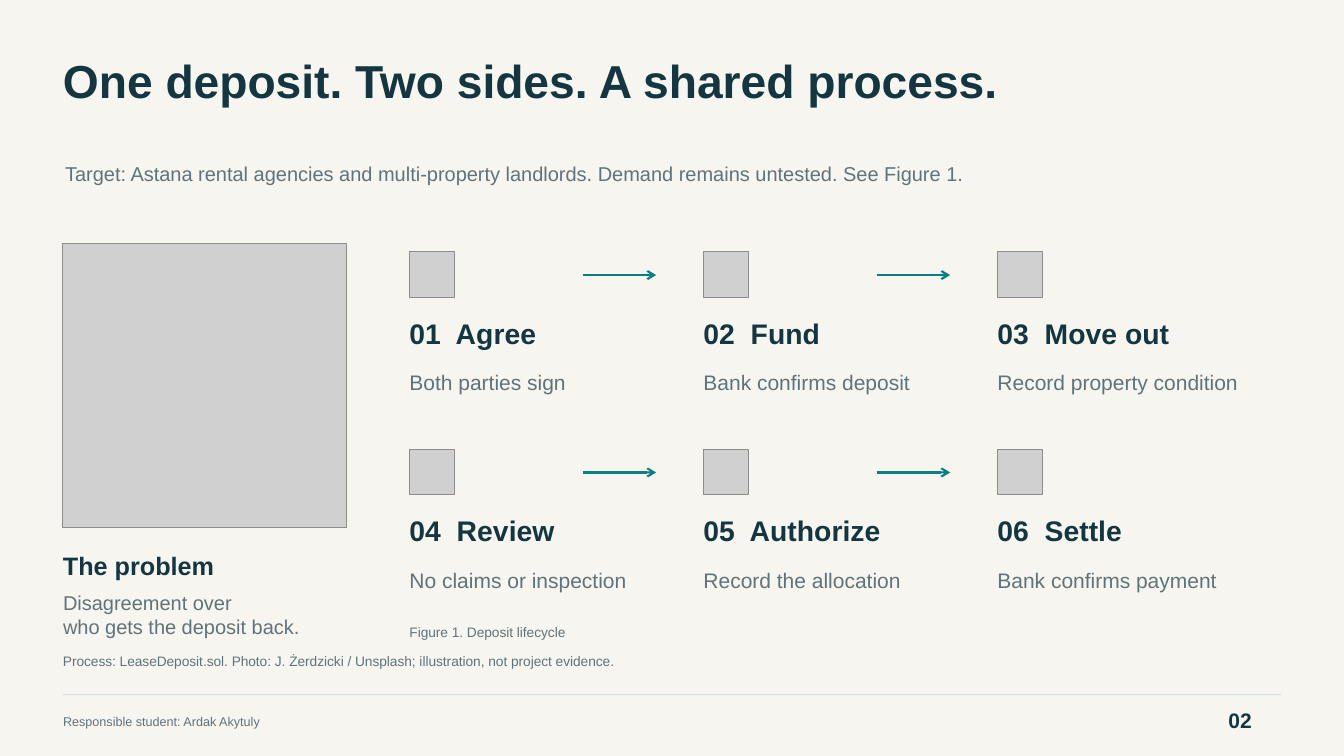
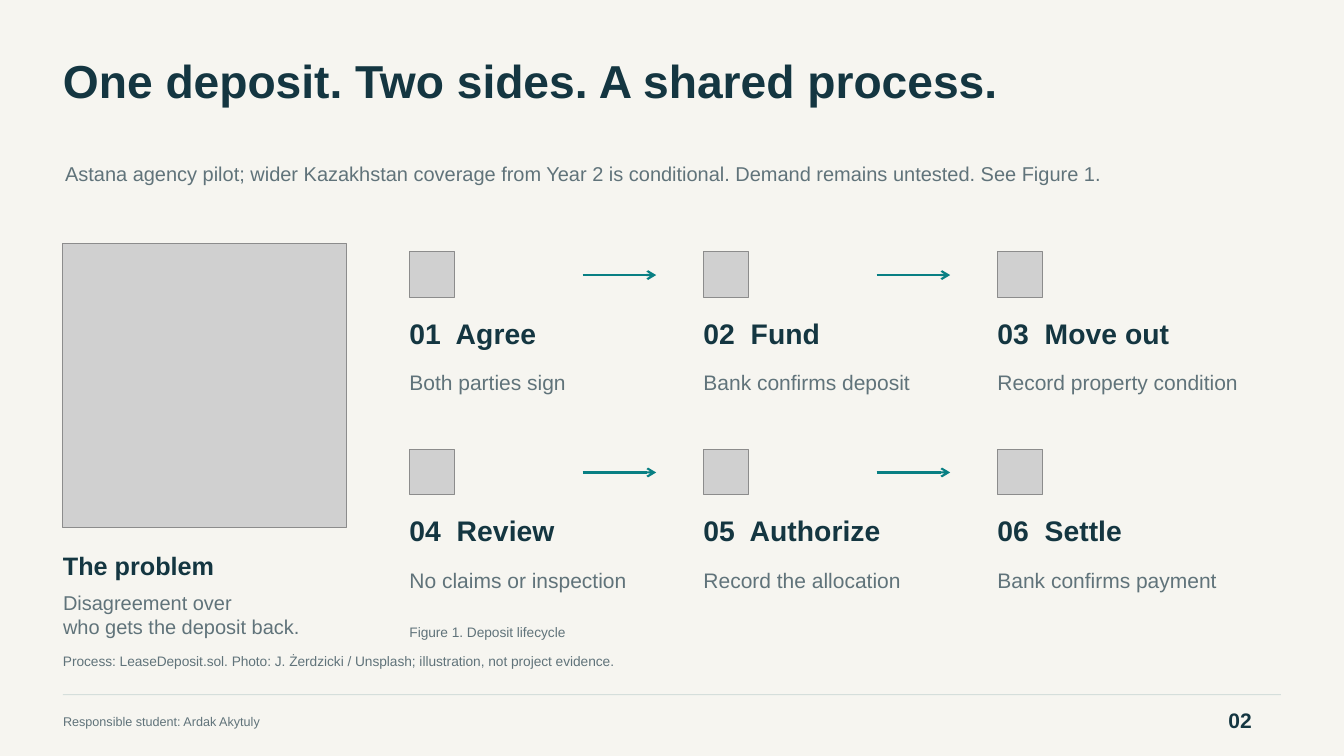
Before and after one commit to Arlan-prog/FinanceFinal, a slide deck: slide 2 of Final_Project_Presentation.pptx. Drawn at 1344x756 pixels with LibreOffice and Linux fonts; fonts in the diff are those of the drawing; grey boxes stand for pictures. Boxes give left, top, right and bottom in pixels: in the first picture for what was removed or moved away, otherwise in the second. Text is boxed around its words. In the diff, an @@ line names an element or a change of style, - is before the commit and + after.

Commit message:
Revise Kepil to conditional lean B2B model with monthly cash flow and sourced assumptions

```diff
--- a/Final_Project_Presentation.pptx
+++ b/Final_Project_Presentation.pptx
@@ text at [65, 166, 1101, 185]: text changed @@
-Target: Astana rental agencies and multi-property landlords. Demand remains untested. See Figure 1.
+Astana agency pilot; wider Kazakhstan coverage from Year 2 is conditional. Demand remains untested. See Figure 1.
```
Also in this commit, not shown: 11 other slides changed, 17 other files.
